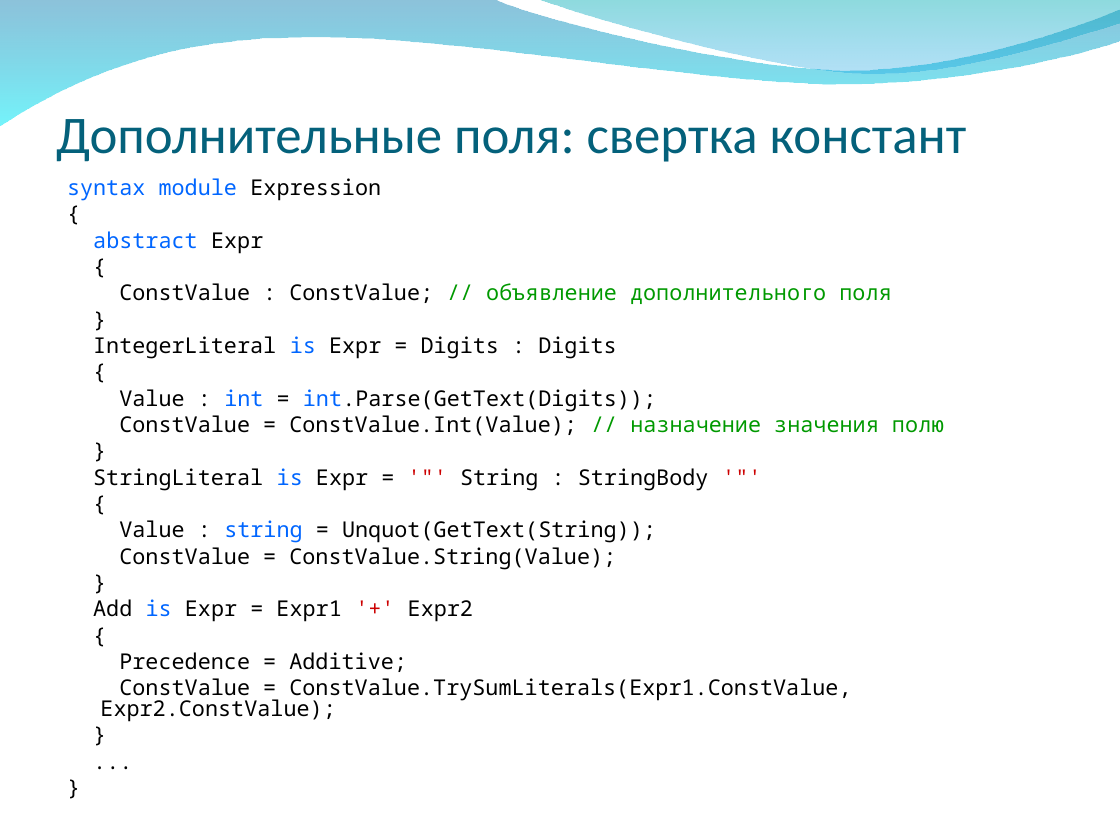
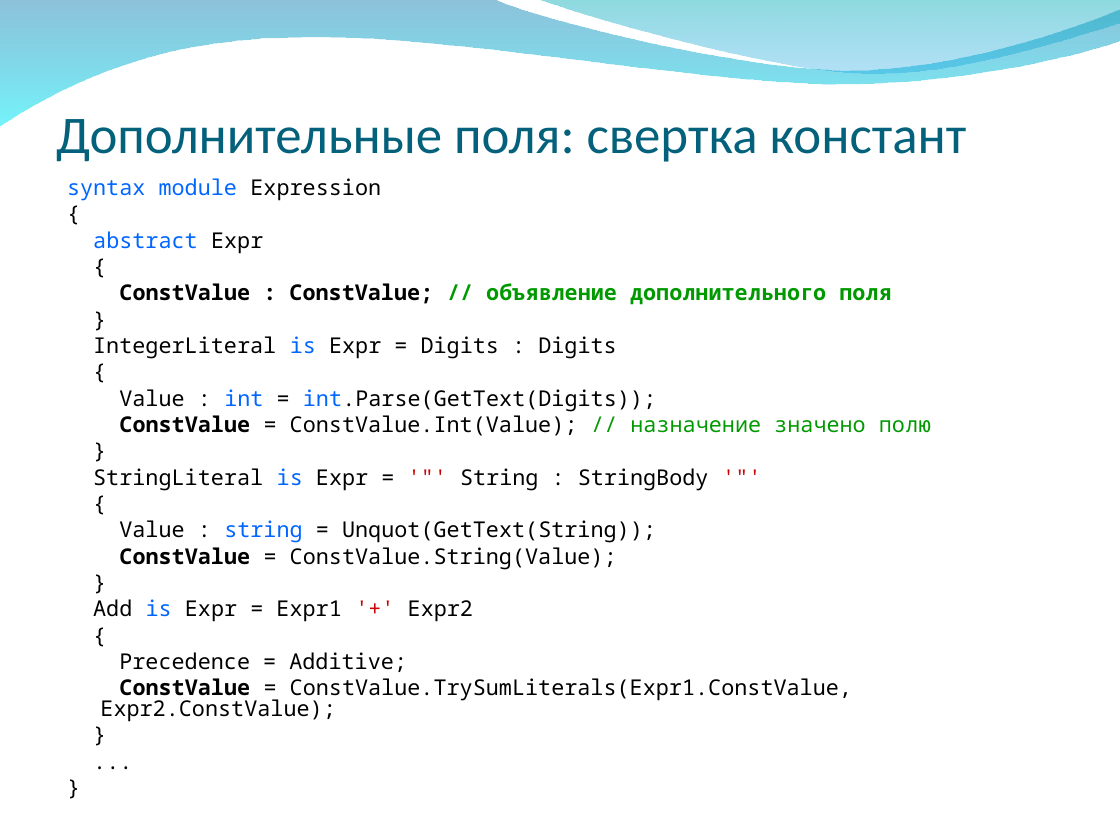
Before and after one commit to VladD2/Nemerle-Articles, a slide deck: slide 24 of N2/N2-Project/N2.ppt (slide 23 before the commit). Drawn at 1120x840 pixels with LibreOffice and Linux fonts; fonts in the diff are those of the drawing; background and template pictures are left out. Boxes give left, top, right and bottom in pixels: in the first picture for what was removed or moved away, otherwise in the second. Text is boxed around its words. In the diff, an @@ line names an element or a change of style, - is before the commit and + after.

```diff
--- a/N2/N2-Project/N2.ppt
+++ b/N2/N2-Project/N2.ppt
@@ text at (100,283,891,722): bold on in "ConstValue : ConstValue; // объявление дополнительного поля", "ConstValue", "ConstValue" @@
@@ text at (119,415,931,436): text changed @@
-ConstValue = ConstValue.Int(Value); // назначение значения полю
+ConstValue = ConstValue.Int(Value); // назначение значено полю
```
Also in this commit, not shown: 18 other slides changed, 4 slides added.
